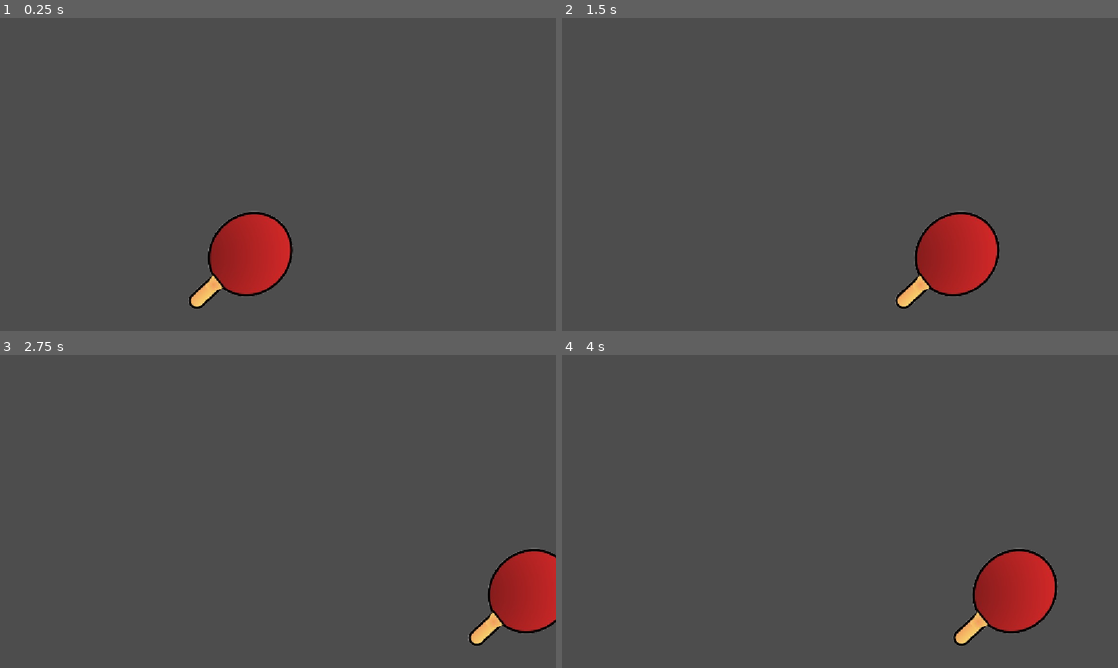
Above: before the commit, frames 1-4 (two rows, left to right).
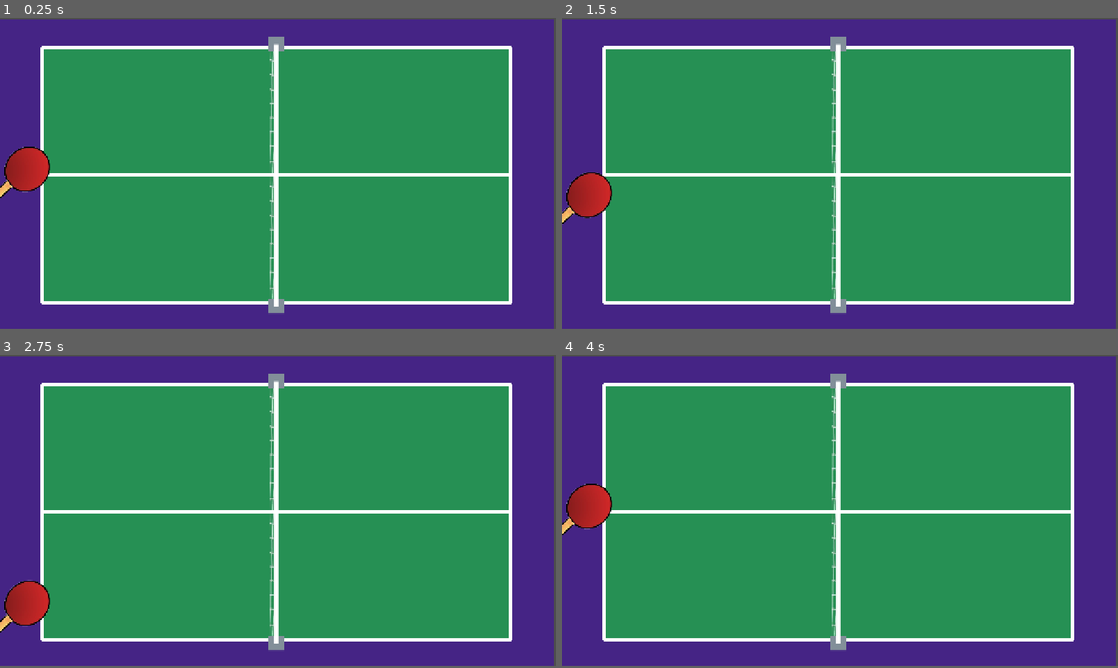
Above: after the commit, the same moments.

Repository: AkshatPaji/RE-TURN-Godot
Game: Godot game, scene res://Scenes/main.tscn
The game is run twice, just before and just after one commit, with the same random seed, the same clock (stepped at 60 frames per second) and the same inputs. Before the commit the project starts from res://Player.tscn.
Inputs (mouse positions are in pixels of both pictures, inside the frame that each line leads up to):
- Up to frame 1 (0.25 s): no input
- Up to frame 2 (1.5 s): tap Enter at 0.5 s; move the mouse to (962, 158) at 0.52 s; hold Right (ui_right) 0.53-1.28 s; tap Alt at 0.6 s; click (962, 158) at 0.67 s; move the mouse to (728, 190) at 1.27 s; hold Down (down, bound only after the commit) from 1.28 s (still down); tap Shift at 1.35 s
- Up to frame 3 (2.75 s): move the mouse to (333, 442) at 2.02 s; release Down (down, bound only after the commit) at 2.03 s; hold Right (ui_right) from 2.03 s (still down); tap Alt at 2.1 s
- Up to frame 4 (4 s): move the mouse to (812, 574) at 2.77 s; release Right (ui_right) at 2.78 s; hold Up (up, bound only after the commit) 2.78-3.53 s; tap Shift at 2.85 s; click (812, 574) at 2.92 s; move the mouse to (1006, 558) at 3.52 s; hold Left (ui_left) from 3.53 s (still down); tap Alt at 3.6 s
In our replay, the window is 800x450 before the commit and 800x447 after it. These sizes can differ from the game's own. Grey fills any space a smaller window leaves; there, only what the larger window draws over its background counts as a difference.

The runs differ from the first frame. In frame 1, 99% of the frame differs, in the area x 0-100%, y 0-100%; in frame 2, 99%; in frame 3, 99%; in frame 4, 99%.

Commit message:
redoing all movement and adding boundary walls to table

Diff:
--- a/Player.tscn
+++ /dev/null
@@ -1,21 +0,0 @@
-[gd_scene format=3 uid="uid://bgphwk8ldgfn"]
-
-[ext_resource type="Script" uid="uid://dstf4qy8fq3mo" path="res://Player/Player.gd" id="1_kpjcp"]
-[ext_resource type="Texture2D" uid="uid://oivmjt7m8em4" path="res://Assets/racket.png" id="1_xhfnw"]
-
-[sub_resource type="CapsuleShape2D" id="CapsuleShape2D_p3ca1"]
-radius = 79.85969
-height = 172.55043
-
-[node name="Player" type="CharacterBody2D" unique_id=1979811079]
-position = Vector2(513, 489)
-script = ExtResource("1_kpjcp")
-metadata/_edit_group_ = true
-
-[node name="Sprite2D" type="Sprite2D" parent="." unique_id=1737514741]
-texture = ExtResource("1_xhfnw")
-
-[node name="CollisionShape2D" type="CollisionShape2D" parent="." unique_id=1852148028]
-position = Vector2(6, -1.0000002)
-rotation = 0.81066835
-shape = SubResource("CapsuleShape2D_p3ca1")
--- a/Player/Player.gd
+++ /dev/null
@@ -1,9 +0,0 @@
-extends CharacterBody2D
-
-var speed = 400.0
-
-func _physics_process(delta):
-	var direction = Input.get_axis("ui_left", "ui_right")
-	velocity.x = direction * speed
-
-	move_and_slide()
--- /dev/null
+++ b/Scenes/main.tscn
@@ -0,0 +1,30 @@
+[gd_scene format=3 uid="uid://3t51e8debkhv"]
+
+[ext_resource type="Texture2D" uid="uid://di7e3bqjd2gr2" path="res://assets/Table.png" id="1_bo1nx"]
+[ext_resource type="PackedScene" uid="uid://c83nkxwro5bia" path="res://Scenes/paddle.tscn" id="2_8gbba"]
+
+[sub_resource type="WorldBoundaryShape2D" id="WorldBoundaryShape2D_p3ca1"]
+normal = Vector2(0, 1)
+
+[sub_resource type="WorldBoundaryShape2D" id="WorldBoundaryShape2D_w343b"]
+
+[node name="main" type="Node2D" unique_id=1719917339]
+
+[node name="Table" type="Sprite2D" parent="." unique_id=1457147274]
+position = Vector2(640.55554, 364)
+scale = Vector2(0.67037034, 0.67037034)
+texture = ExtResource("1_bo1nx")
+
+[node name="Paddle" parent="." unique_id=1852995270 instance=ExtResource("2_8gbba")]
+position = Vector2(60, 350)
+scale = Vector2(0.6, 0.6)
+
+[node name="walls" type="StaticBody2D" parent="." unique_id=1708959195]
+
+[node name="CollisionShape2D" type="CollisionShape2D" parent="walls" unique_id=2045611649]
+position = Vector2(0, 60)
+shape = SubResource("WorldBoundaryShape2D_p3ca1")
+
+[node name="CollisionShape2D2" type="CollisionShape2D" parent="walls" unique_id=961979535]
+position = Vector2(2, 665)
+shape = SubResource("WorldBoundaryShape2D_w343b")
--- /dev/null
+++ b/Scenes/paddle.tscn
@@ -0,0 +1,21 @@
+[gd_scene format=3 uid="uid://c83nkxwro5bia"]
+
+[ext_resource type="Texture2D" uid="uid://oivmjt7m8em4" path="res://assets/racket.png" id="1_0sbc1"]
+[ext_resource type="Script" uid="uid://dpqj1yfj68uwp" path="res://Scripts/paddle.gd" id="1_krcey"]
+
+[sub_resource type="CapsuleShape2D" id="CapsuleShape2D_p3ca1"]
+radius = 78.488495
+height = 173.94702
+
+[node name="Paddle" type="CharacterBody2D" unique_id=1852995270]
+motion_mode = 1
+script = ExtResource("1_krcey")
+metadata/_edit_group_ = true
+
+[node name="Racket" type="Sprite2D" parent="." unique_id=394265532]
+texture = ExtResource("1_0sbc1")
+
+[node name="CollisionShape2D" type="CollisionShape2D" parent="." unique_id=2106532511]
+position = Vector2(6, -1.0000305)
+rotation = -2.35629
+shape = SubResource("CapsuleShape2D_p3ca1")
--- /dev/null
+++ b/Scripts/paddle.gd
@@ -0,0 +1,12 @@
+extends CharacterBody2D
+
+
+const SPEED: float = 300.0
+
+
+func _physics_process(delta: float) -> void:
+	var direction:float= Input.get_axis("up", "down")
+
+	velocity.y = direction * SPEED
+	velocity.x = 0.0
+	move_and_slide()
--- a/project.godot
+++ b/project.godot
@@ -11,18 +11,39 @@
 [application]
 
 config/name="RE:TURN - Godot"
-run/main_scene="uid://bgphwk8ldgfn"
+run/main_scene="uid://3t51e8debkhv"
 config/features=PackedStringArray("4.7", "GL Compatibility")
 config/icon="res://icon.svg"
 
+[debug]
+
+gdscript/warnings/untyped_declaration=1
+gdscript/warnings/inferred_declaration=1
+shader_language/warnings/treat_warnings_as_errors=true
+
 [display]
 
+window/size/viewport_width=1289
+window/size/viewport_height=720
 window/stretch/mode="canvas_items"
 window/stretch/aspect="expand"
 
 [editor_plugins]
 
 enabled=PackedStringArray("res://addons/godot_super-wakatime/plugin.cfg")
+
+[input]
+
+up={
+"deadzone": 0.2,
+"events": [Object(InputEventKey,"resource_local_to_scene":false,"resource_name":"","device":-1,"window_id":0,"alt_pressed":false,"shift_pressed":false,"ctrl_pressed":false,"meta_pressed":false,"pressed":false,"keycode":0,"physical_keycode":4194320,"key_label":0,"unicode":0,"location":0,"echo":false,"script":null)
+]
+}
+down={
+"deadzone": 0.2,
+"events": [Object(InputEventKey,"resource_local_to_scene":false,"resource_name":"","device":-1,"window_id":0,"alt_pressed":false,"shift_pressed":false,"ctrl_pressed":false,"meta_pressed":false,"pressed":false,"keycode":0,"physical_keycode":4194322,"key_label":0,"unicode":0,"location":0,"echo":false,"script":null)
+]
+}
 
 [physics]
 
Not shown, changed: Assets/Table.png.import
Not shown, changed: Assets/ball.png.import
Not shown, changed: Assets/racket.png.import
Not shown, removed: Player/Player.gd.uid
Not shown, added: Scripts/paddle.gd.uid
